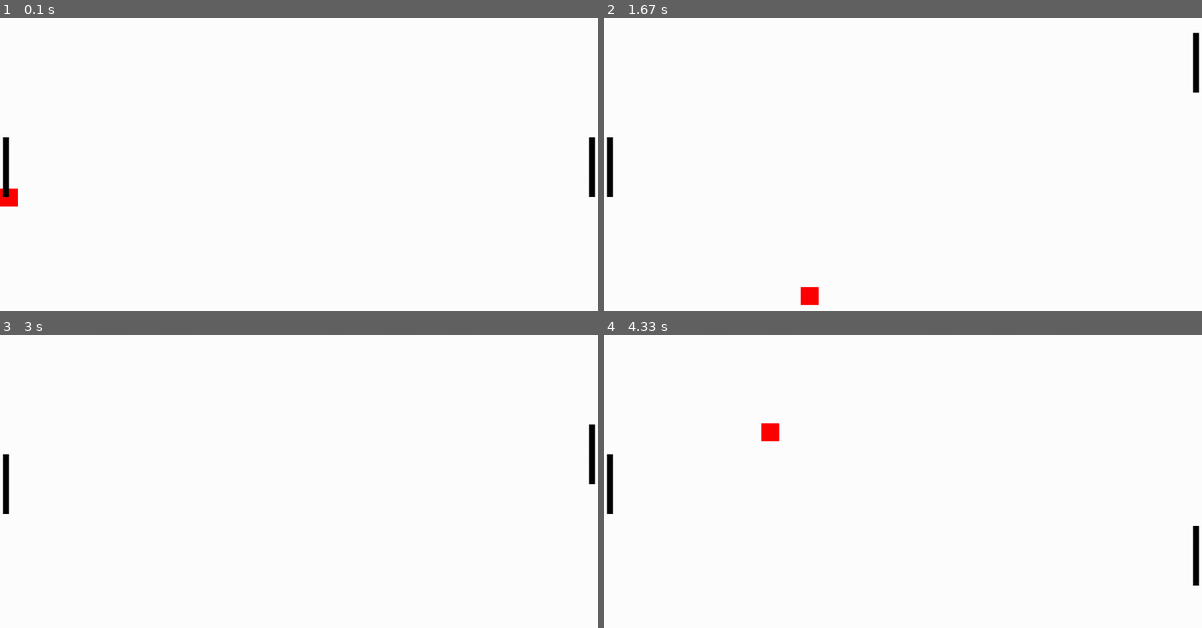
Above: before the commit, frames 1-4 (two rows, left to right).
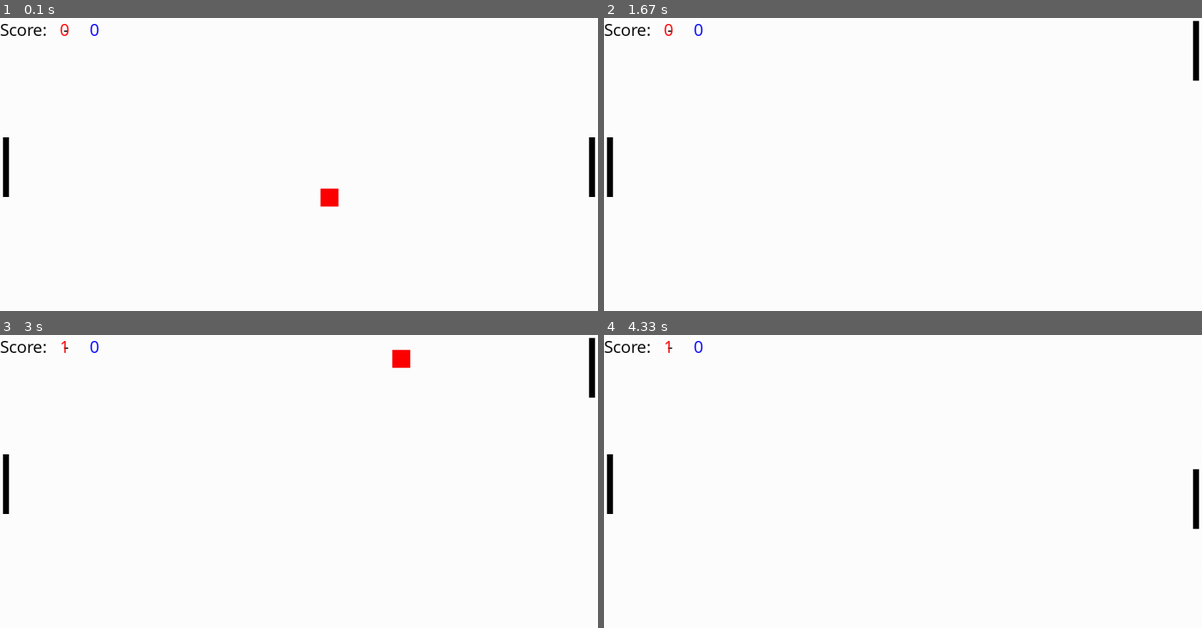
Above: after the commit, the same moments.

Repository: BLowdc/lowbh-python-classwork
Game: pygame game, started from Pygame/bouncingSquare.py
Two runs of this game, one before a commit and one after it. Both use one fixed random seed, a clock stepped at 60 frames per second and the inputs below.
Inputs:
- Up to frame 1 (0.1 s): no input
- Up to frame 2 (1.67 s): hold Up 0.33-0.8 s; hold Down 0.83-1.13 s; hold Up 1.17-1.53 s
- Up to frame 3 (3 s): hold Down 2.3-2.6 s; hold Up from 2.63 s (still down)
- Up to frame 4 (4.33 s): release Up at 3 s; hold Down 3.03-3.4 s; hold Up 3.43-3.73 s; hold Down 3.77-4.07 s

The runs differ from the first frame. In frame 1, 0.6% of the frame differs, in the area x 0-57%, y 2-65%; in frame 2, 0.5%; in frame 3, 0.8%, in the area x 0-100%, y 0-51%; in frame 4, 0.8%.

Commit message:
pong done

Diff:
--- a/Pygame/bouncingSquare.py
+++ b/Pygame/bouncingSquare.py
@@ -9,15 +9,18 @@
 JDC = (100, 22, 200)
 
 x, xV = 500, 3
-x, xV = 0, 3
 y, yV = 250, 3
 
 Ly = 200
 Ry = 200
 
+ScoreLeft, ScoreRight = 0, 0
+
 size = (1000,500)
 screen = pygame.display.set_mode(size)
 pygame.display.set_caption("Bouncing Square")
+sans_font = pygame.font.SysFont('Comic Sans MS', 30)
+text_surface = sans_font.render("Score:    -",1, BLACK)
 
 done = False
 clock = pygame.time.Clock()
@@ -72,11 +75,16 @@
         Ry = 390
 
     #out of bounds
-    if x > 1050 or x < -50:
+    if x >= 1050:
         x = 485
-        pygame.time.wait(1000)
+        ScoreLeft += 1
+        pygame.time.delay(1000)
 
-    #squarebouncing
+    if x <= -50:
+        x = 485
+        ScoreRight += 1
+        pygame.time.delay(1000)
+
     #bouncing square
     x += xV
     y += yV
@@ -91,6 +99,11 @@
     pygame.draw.rect(screen,RED,[x,y,30,30])
     pygame.draw.rect(screen,BLACK,[5,Ly,10,100])
     pygame.draw.rect(screen,BLACK,[985,Ry,10,100])
+    screen.blit(text_surface, (0,0))
+    scoreL = sans_font.render(str(ScoreLeft),1,RED)
+    scoreR = sans_font.render(str(ScoreRight),1,BLUE)
+    screen.blit(scoreL, (100,0))
+    screen.blit(scoreR, (150,0))
     pygame.display.flip()
     clock.tick(120)
 pygame.quit()
